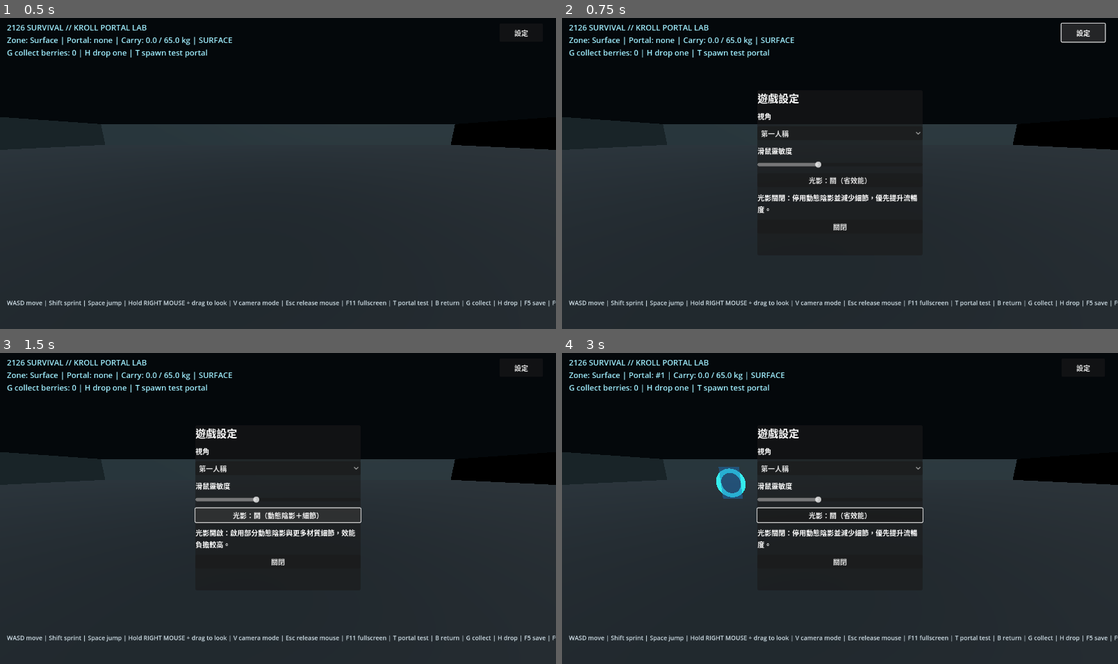
Above: before the commit, frames 1-4 (two rows, left to right).
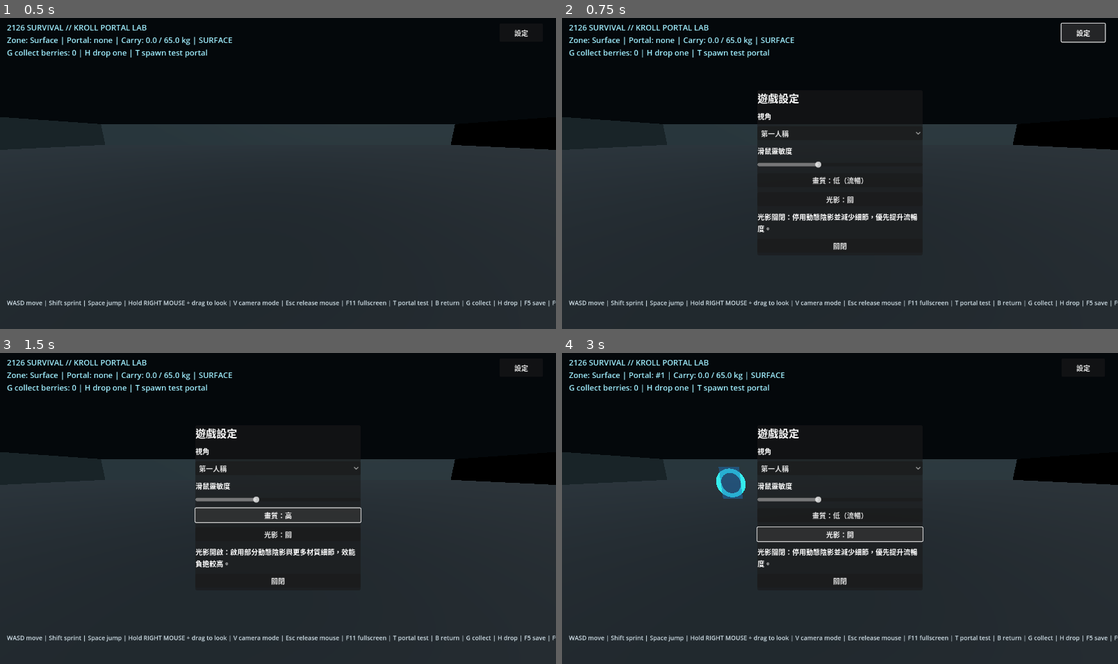
Above: after the commit, the same moments.

Repository: qaqp980520-prog/2126-Survival
Game: Godot game, scene res://prototypes/BackroomsPortalPlayground.tscn
Two runs of this game, one before a commit and one after it. Both use one fixed random seed, a clock stepped at 60 frames per second and the inputs below.
Inputs (mouse positions are in pixels of both pictures, inside the frame that each line leads up to):
- Up to frame 1 (0.5 s): no input
- Up to frame 2 (0.75 s): click "設定" at 0.5 s
- Up to frame 3 (1.5 s): click "光影：關（省效能）" (after the commit: "畫質：低（流暢）") at 1.25 s
- Up to frame 4 (3 s): click "光影：開（動態陰影＋細節）" (after the commit: "畫質：高") at 2 s; click (840, 533) at 2.75 s, where only the run after the commit has a clickable "光影：關"

Frame 1 is identical in both runs. In frame 2, 1.3% of the frame differs, in the area x 35-64%, y 51-75%; in frame 3, 1.4%; in frame 4, 1.7%, in the area x 35-65%, y 49-75%.

Commit message:
Restore separate graphics quality and shadow settings

Diff:
--- a/prototypes/BackroomsPortalPlayground.gd
+++ b/prototypes/BackroomsPortalPlayground.gd
@@ -33,6 +33,7 @@
 var _flicker_lights: Array[OmniLight3D] = []
 var _flicker_clock: float = 0.0
 var _high_graphics: bool = false
+var _shadows_enabled: bool = false
 var _flicker_enabled: bool = true
 var _settings_panel: PanelContainer
 var _settings_button: Button
@@ -43,6 +44,7 @@
 func _ready() -> void:
     _settings = SettingsProfile.load_settings(_settings_path)
     _high_graphics = bool(_settings.get("high_graphics", false))
+    _shadows_enabled = bool(_settings.get("shadows_enabled", false))
     _flicker_enabled = true # Fluorescent flicker is automatic, not a user setting.
     player.set_camera_mode(int(_settings.get("camera_mode", 0)) == 1)
     player.set_mouse_sensitivity(float(_settings.get("mouse_sensitivity", 2.5)) * 0.001)
@@ -113,9 +115,15 @@
 
     var graphics_button := Button.new()
     graphics_button.name = "GraphicsButton"
-    graphics_button.text = "光影：開（動態陰影＋細節）" if _high_graphics else "光影：關（省效能）"
+    graphics_button.text = "畫質：高" if _high_graphics else "畫質：低（流暢）"
     graphics_button.pressed.connect(_toggle_graphics_quality)
     layout.add_child(graphics_button)
+
+    var shadows_button := Button.new()
+    shadows_button.name = "ShadowsButton"
+    shadows_button.text = "光影：開" if _shadows_enabled else "光影：關"
+    shadows_button.pressed.connect(_toggle_shadows)
+    layout.add_child(shadows_button)
 
     _settings_status = Label.new()
     _settings_status.text = "光影開啟：啟用部分動態陰影與更多材質細節，效能負擔較高。" if _high_graphics else "光影關閉：停用動態陰影並減少細節，優先提升流暢度。"
@@ -154,10 +162,21 @@
     _settings["high_graphics"] = _high_graphics
     var button := _settings_panel.find_child("GraphicsButton", true, false) as Button
     if button != null:
-        button.text = "光影：開（動態陰影＋細節）" if _high_graphics else "光影：關（省效能）"
+        button.text = "畫質：高" if _high_graphics else "畫質：低（流暢）"
     _rebuild_maze_for_settings()
     if _settings_status != null:
         _settings_status.text = "光影開啟：啟用部分動態陰影與更多材質細節，效能負擔較高。" if _high_graphics else "光影關閉：停用動態陰影並減少細節，優先提升流暢度。"
+    _save_settings()
+
+func _toggle_shadows() -> void:
+    _shadows_enabled = not _shadows_enabled
+    _settings["shadows_enabled"] = _shadows_enabled
+    var button := _settings_panel.find_child("ShadowsButton", true, false) as Button
+    if button != null:
+        button.text = "光影：開" if _shadows_enabled else "光影：關"
+    for light in _flicker_lights:
+        if is_instance_valid(light):
+            light.shadow_enabled = _shadows_enabled and _high_graphics
     _save_settings()
 
 func _rebuild_maze_for_settings() -> void:
